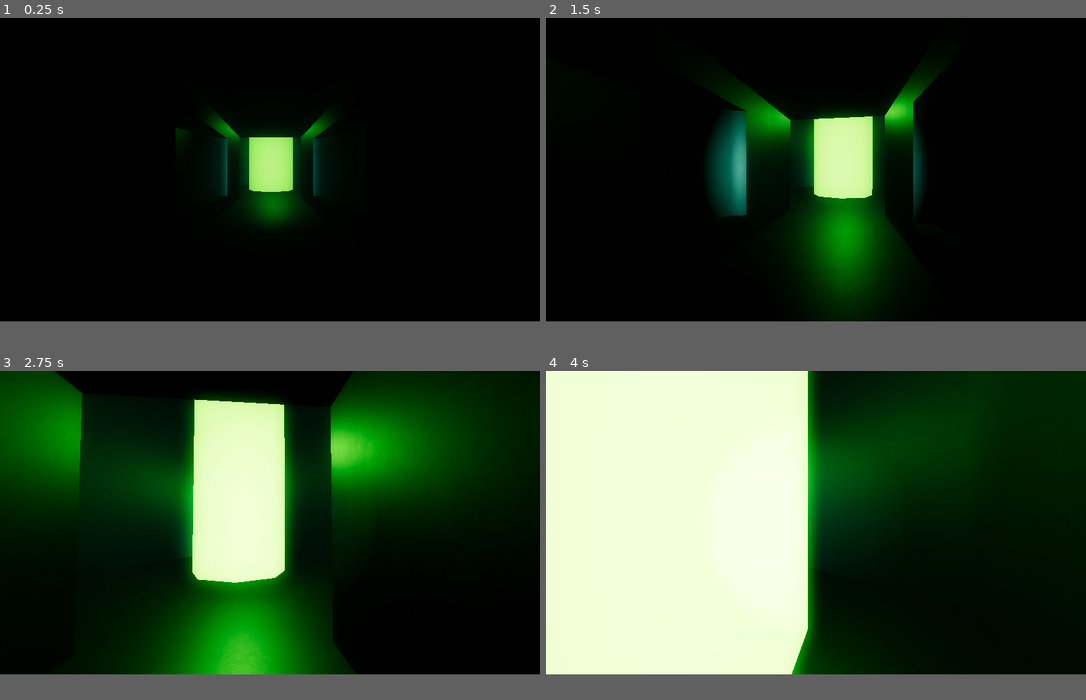
Above: before the commit, frames 1-4 (two rows, left to right).
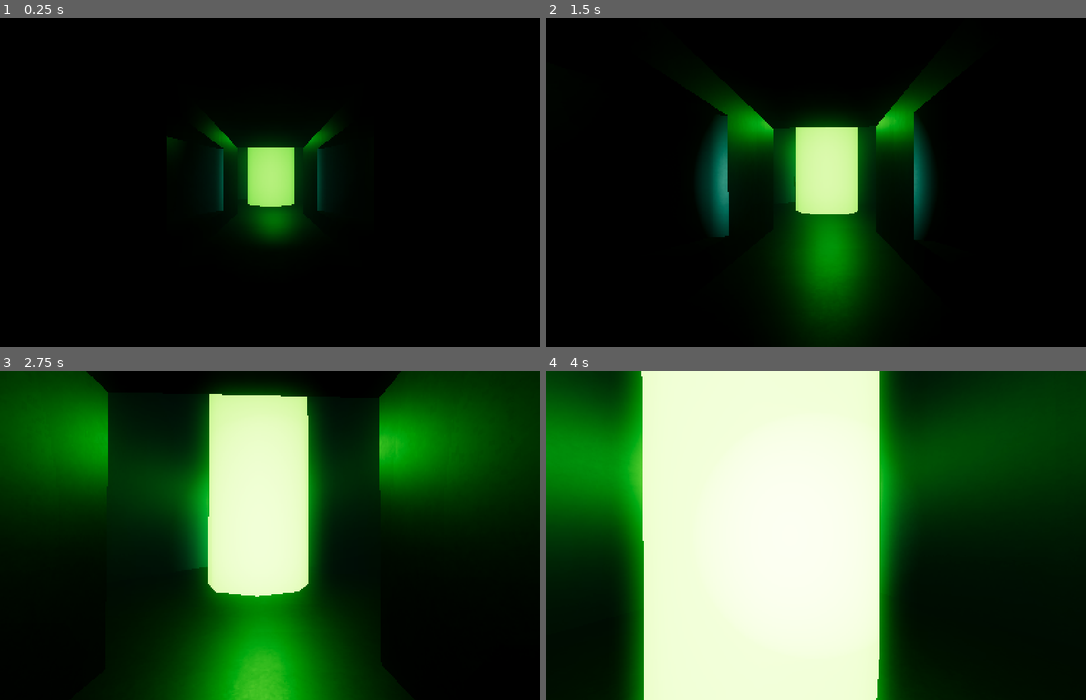
Above: after the commit, the same moments.

Repository: Gevrai/plunder
Game: Godot game, scene res://world.tscn
The game is run twice, just before and just after one commit, with the same random seed, the same clock (stepped at 60 frames per second) and the same inputs.
Inputs (mouse positions are in pixels of both pictures, inside the frame that each line leads up to):
- Up to frame 1 (0.25 s): no input
- Up to frame 2 (1.5 s): tap Enter at 0.5 s; move the mouse to (843, 169) at 0.52 s; hold Shift (run) 0.53-1.28 s; hold W (up) from 0.53 s (still down); tap Space (jump) at 0.77 s; move the mouse to (789, 169) at 1.27 s; tap Shift (run) at 1.35 s
- Up to frame 3 (2.75 s): keep holding W (up); tap Space (jump) at 1.52 s; move the mouse to (280, 515) at 2.02 s; hold Shift (run) from 2.03 s (still down)
- Up to frame 4 (4 s): keep holding W (up); move the mouse to (810, 528) at 2.77 s; release Shift (run) at 2.78 s; tap Shift (run) at 2.85 s; tap Space (jump) at 3.02, 3.77 s; move the mouse to (853, 525) at 3.52 s; hold Shift (run) from 3.53 s (still down)
In our replay, the window is 800x450 before the commit and 800x488 after it. These sizes can differ from the game's own. Grey fills any space a smaller window leaves; there, only what the larger window draws over its background counts as a difference.

The runs differ from the first frame. In frame 1, 3.2% of the frame differs, in the area x 30-63%, y 28-69%; in frame 2, 14%; in frame 3, 31%; in frame 4, 43%, in the area x 0-100%, y 0-100%.

Commit message:
web build and mouse capture in browser

Diff:
--- a/project.godot
+++ b/project.godot
@@ -17,6 +17,10 @@
 
 [display]
 
+window/size/viewport_width=426
+window/size/viewport_height=260
+window/size/window_width_override=1280
+window/size/window_height_override=780
 window/stretch/mode="viewport"
 
 [input]
--- /dev/null
+++ b/scenes/ui/web_capture_mouse.gd
@@ -0,0 +1,11 @@
+extends Control
+
+func _on_button_pressed() -> void:
+	Input.set_mouse_mode(Input.MOUSE_MODE_CAPTURED)
+	hide()
+
+	get_window().focus_exited.connect( _on_window_focus_exited, CONNECT_ONE_SHOT,)
+
+func _on_window_focus_exited() -> void:
+	Input.set_mouse_mode(Input.MOUSE_MODE_VISIBLE)
+	show()
--- /dev/null
+++ b/scenes/ui/web_capture_mouse.tscn
@@ -0,0 +1,28 @@
+[gd_scene load_steps=2 format=3 uid="uid://b7x2g7eps0enu"]
+
+[ext_resource type="Script" uid="uid://b2e7em02y0ue3" path="res://scenes/ui/web_capture_mouse.gd" id="1_yhapu"]
+
+[node name="WebCaptureMouse" type="Control"]
+layout_mode = 3
+anchors_preset = 8
+anchor_left = 0.5
+anchor_top = 0.5
+anchor_right = 0.5
+anchor_bottom = 0.5
+offset_left = -213.0
+offset_top = -130.0
+offset_right = -213.0
+offset_bottom = -130.0
+grow_horizontal = 2
+grow_vertical = 2
+script = ExtResource("1_yhapu")
+
+[node name="Button" type="Button" parent="."]
+layout_mode = 0
+offset_left = 85.0
+offset_top = 61.0
+offset_right = 355.0
+offset_bottom = 188.0
+text = "Capture mouse"
+
+[connection signal="pressed" from="Button" to="." method="_on_button_pressed"]
--- a/world.gd
+++ b/world.gd
@@ -16,3 +16,8 @@
 	else:
 		print("Single player mode")
 		add_child(singleplayer_scene.instantiate())
+
+	if OS.has_feature("web"):
+		# On browsers we need to capture the mouse from a button press
+		var button = load("res://scenes/ui/web_capture_mouse.tscn").instantiate()
+		add_child(button)
Not shown, added: export_presets.cfg
Not shown, added: scenes/ui/web_capture_mouse.gd.uid
Not shown, changed: .gitignore
